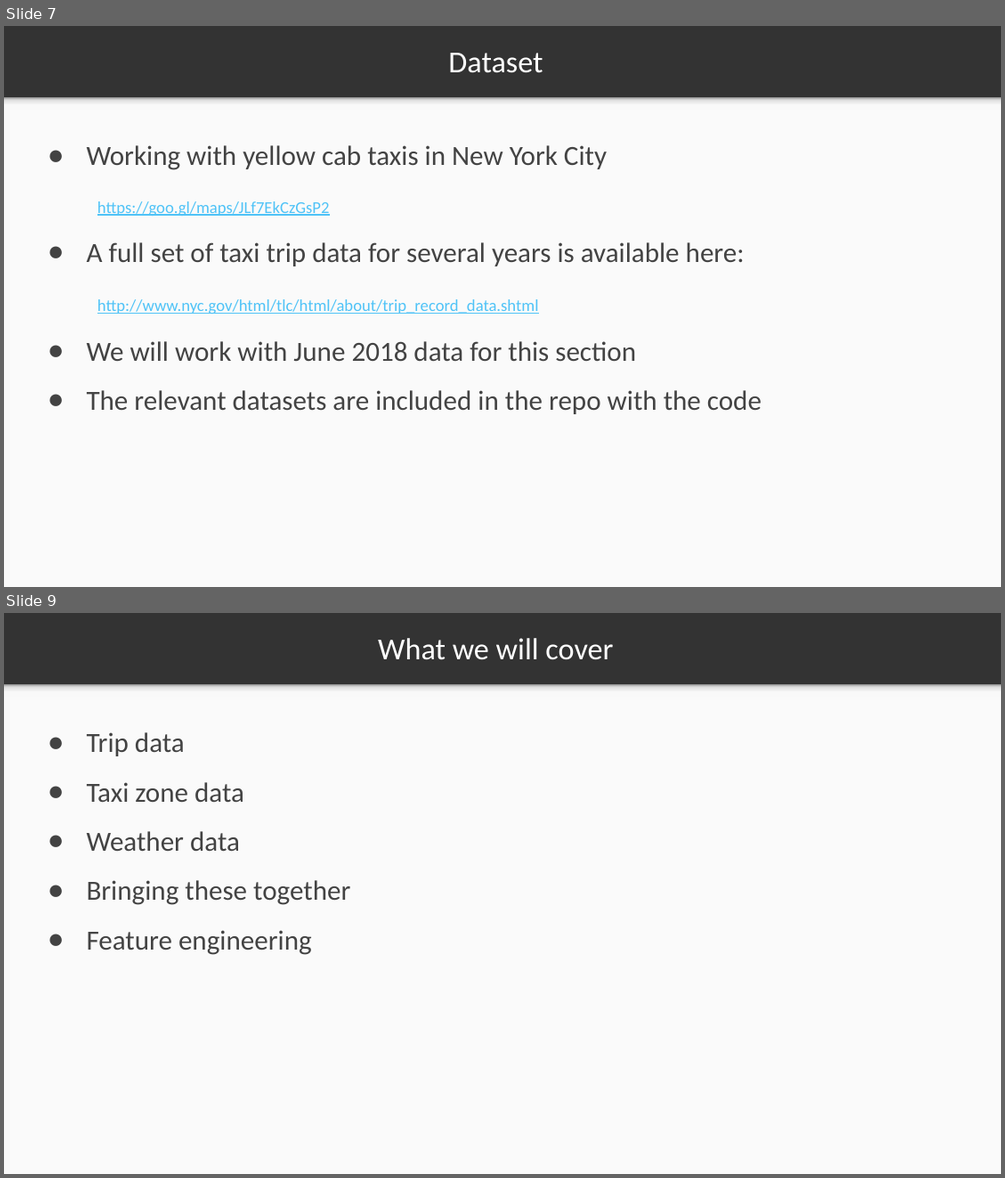
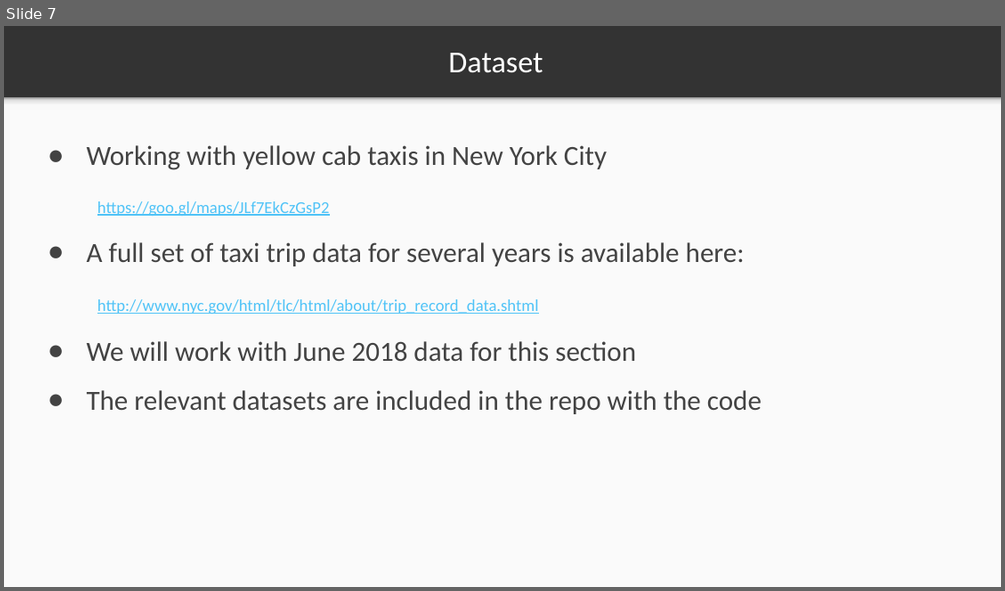
Before and after one commit to markstrefford/1.-Learning-Python-AI-by-Example, a slide deck: 3. Predicting Taxi Ride Duration/Slides/3.1.pptx. Shown one above the other, each under a label of ours: slides 7 and 9 before the commit, slide 7 after it; the slides between them are not shown. The pictures are 1005x1178 and 1005x591 pixels, drawn with LibreOffice and Linux fonts; fonts in the diff are those of the drawing. Boxes give left, top, right and bottom in pixels: in the first picture for what was removed or moved away, otherwise in the second. Text is boxed around its words. In the diff, an @@ line names an element or a change of style, - is before the commit and + after.

```diff
--- a/3. Predicting Taxi Ride Duration/Slides/3.1.pptx
+++ b/3. Predicting Taxi Ride Duration/Slides/3.1.pptx
@@ slide 9 removed at (x1=4, y1=613, x2=1001, y2=1174), background #333333; not listed: 2 template elements that a slide beside it also shows @@
@@ title removed at (x1=378, y1=638, x2=613, y2=660) @@
-What we will cover
@@ text removed at (x1=87, y1=732, x2=350, y2=955) @@
-● Trip data
-● Taxi zone data
-● Weather data
-● Bringing these together
-● Feature engineering
```
Also in this commit, not shown: 1 slide changed, 15 other slides removed, 5 other files.
